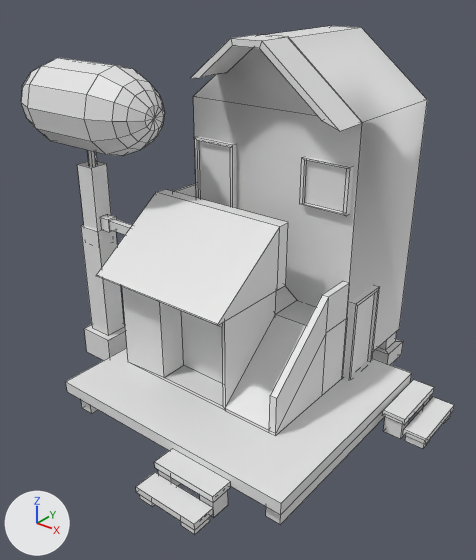
Two versions of the FBX model NenhumAdeusParaNos/Assets/Models/VilaDaMadeira/Modelos/Casas/Farmacia.v1.Anibal.2508.fbx, one commit apart.
Both versions are drawn from a camera (50 mm lens) standing at (8.55, -11.25, 9.59) and looking at (0.07, -0.65, 3.02). Lighting does not change. The marker at lower left points along +X, +Y and +Z. Mesh edges are drawn as thin lines. Where no turn or scale is listed for an object, it has been applied to the vertices. Vertices at the same position are counted once.

In view in the first picture: 'Farmacia'.
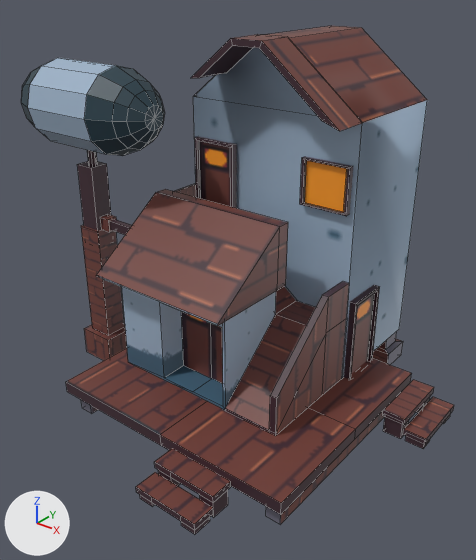
The newer file is also turned or shifted as a whole; pictures and numbers use the older file's frame.

Pixel boxes [x1, y1, x2, y2] of what changed, in the pictures (476 x 560 px):
part 1 of me_farmacia, built on: [66, 311, 412, 515] in both
part 2 of me_farmacia, surface changed: [21, 26, 454, 534] in both
part 3 of me_farmacia, recoloured (grey to blue): [81, 48, 403, 524] in both

The change, as a diff of the scene's bpy script:
```diff
--- a/NenhumAdeusParaNos/Assets/Models/VilaDaMadeira/Modelos/Casas/Farmacia.v1.Anibal.2508.fbx.py
+++ b/NenhumAdeusParaNos/Assets/Models/VilaDaMadeira/Modelos/Casas/Farmacia.v1.Anibal.2508.fbx.py
@@ img_casa2_png @@
+img_casa2_png = load_image('Casa2.png', '../../Texturas/Casas/Casa2.png', 128, 128, 'sRGB')
@@ mat_material @@
+mat_material = principled_material('Material')
+mat_material.texture = img_casa2_png
@@ me_farmacia @@
 # used by ob_farmacia; location = (0.0, 0.0, 0.0)
-me_farmacia.from_pydata(...)  # 475 vertices, 377 faces; spans x -5.97..4.63, y -4.76..3.53, z -0.12..8.19
+me_farmacia.from_pydata(...)  # 493 vertices, 395 faces; spans x -5.97..4.63, y -4.76..3.53, z -0.12..8.19
+# me_farmacia part 1
+# 14 faces are deleted
+# 12 vertices are added at x -0.57..0.43, y -3.7..1.68, z 0.43..3.15
+# 6 new vertices lie (0.0, 2.69, 0.0) away from vertices in x -2.65..3.51, y -3.7, z 0.43..0.71
+# 32 new faces join them
+# me_farmacia part 2: 280 kept faces spanning x -5.97..4.63, y -4.76..3.42, z -0.12..8.19 get new texture (UV) coordinates
+# me_farmacia part 3: 363 faces spanning x -5.97..4.63, y -4.76..3.53, z -0.12..8.19 switch from no material to mat_material (picture img_casa2_png)
```
